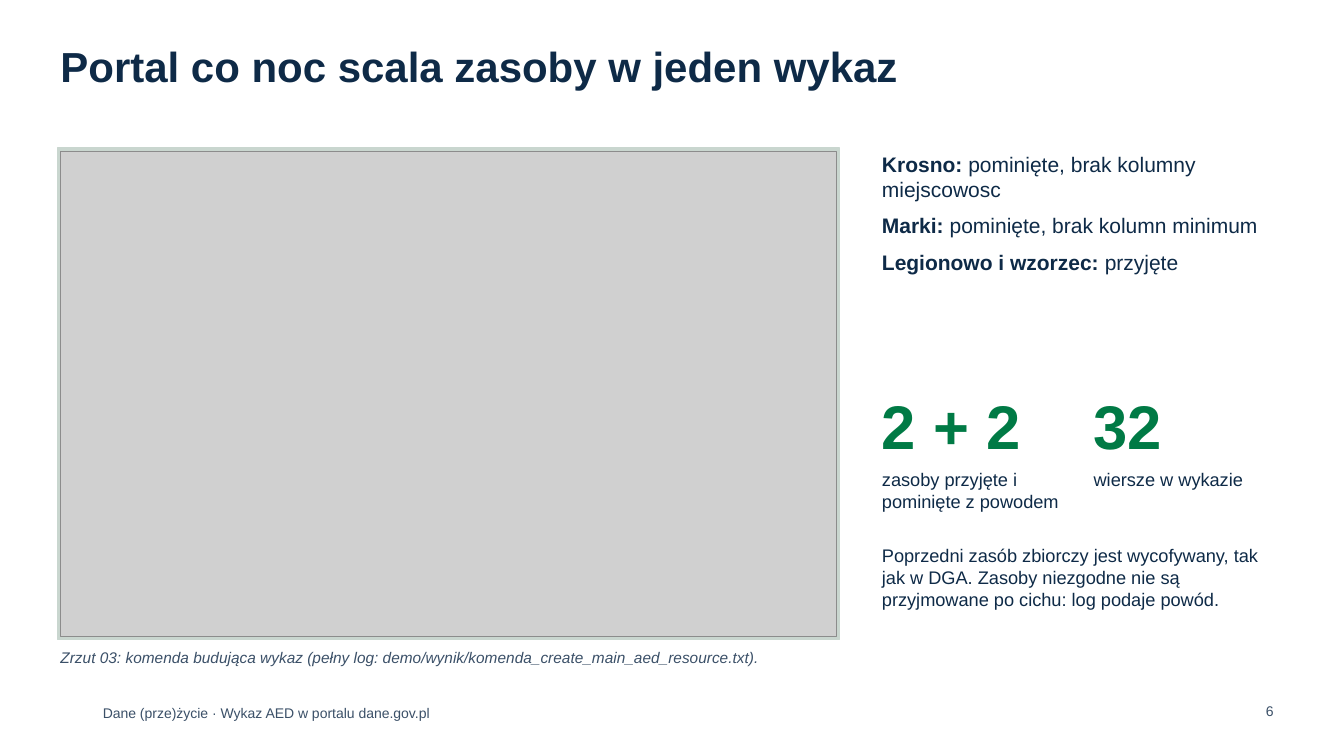
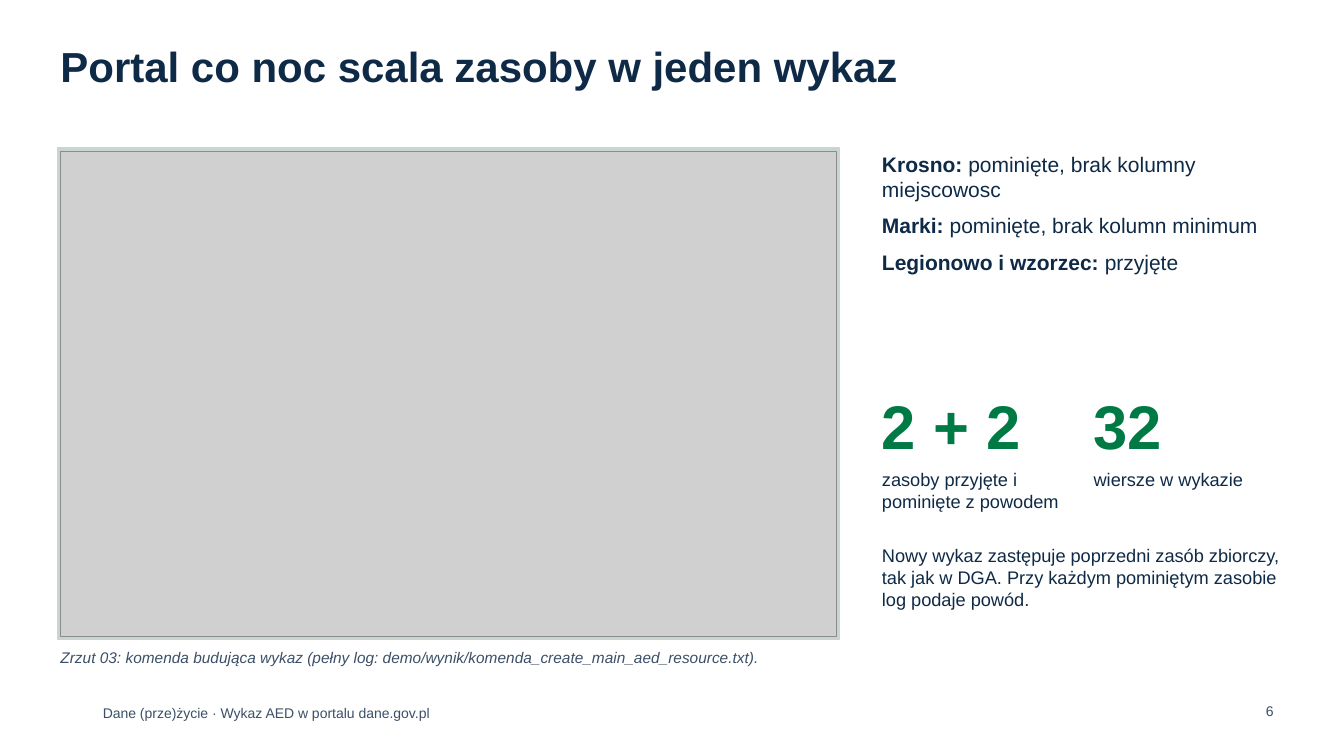
Before and after one commit to Bleidhu/Hack_Nation_2026_Open_AED, a slide deck: slide 6 of ZGLOSZENIE/prezentacja/dane_przezycie_prezentacja.pptx. Drawn at 1344x756 pixels with LibreOffice and Linux fonts; fonts in the diff are those of the drawing; grey boxes stand for pictures; background and template pictures are left out. Boxes give left, top, right and bottom in pixels: in the first picture for what was removed or moved away, otherwise in the second. Text is boxed around its words. In the diff, an @@ line names an element or a change of style, - is before the commit and + after.

```diff
--- a/ZGLOSZENIE/prezentacja/dane_przezycie_prezentacja.pptx
+++ b/ZGLOSZENIE/prezentacja/dane_przezycie_prezentacja.pptx
@@ text at [882, 548, 1279, 610]: text changed @@
-Poprzedni zasób zbiorczy jest wycofywany, tak jak w DGA. Zasoby niezgodne nie są przyjmowane po cichu: log podaje powód.
+Nowy wykaz zastępuje poprzedni zasób zbiorczy, tak jak w DGA. Przy każdym pominiętym zasobie log podaje powód.
```
Also in this commit, not shown: 1 other slide changed, 16 other files.
